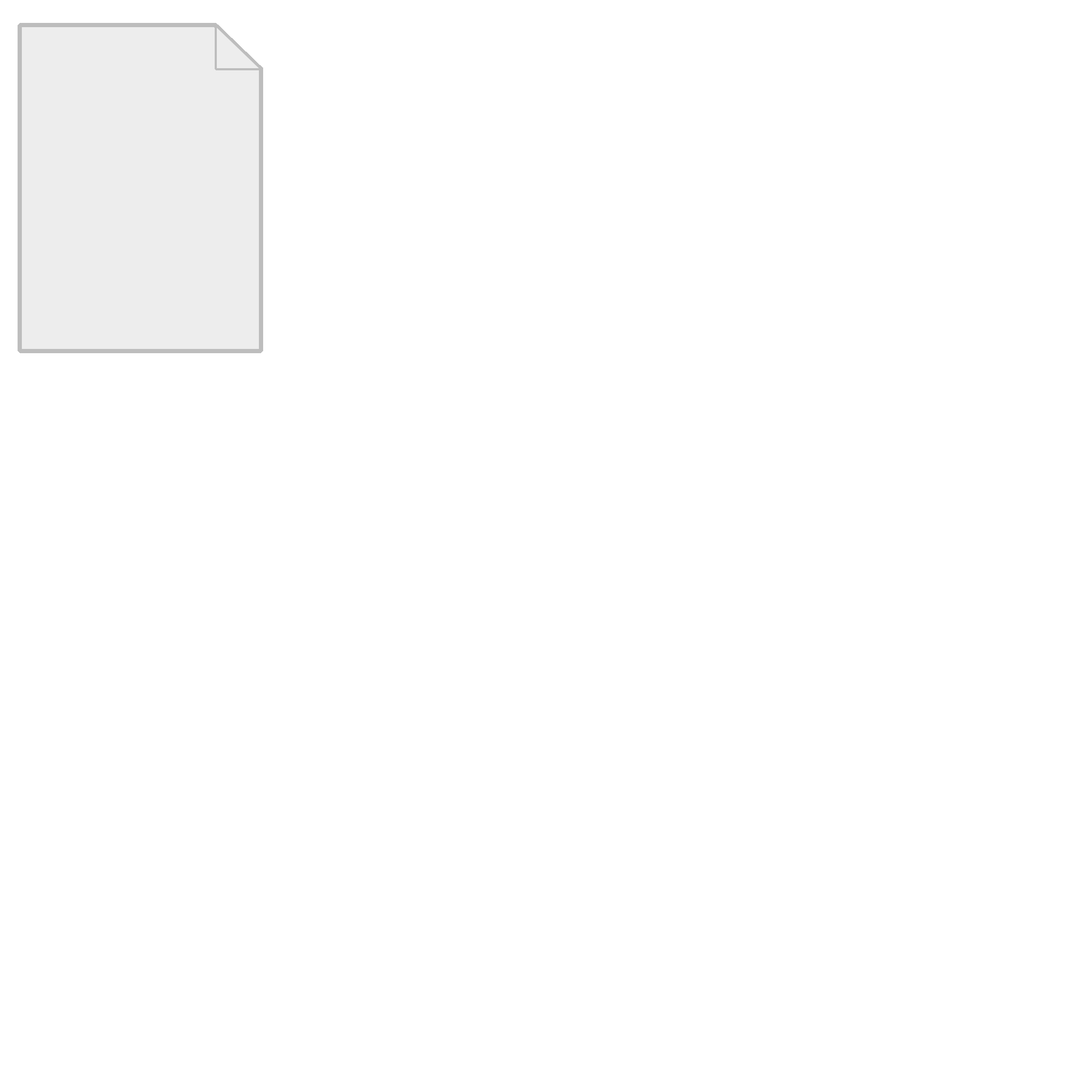
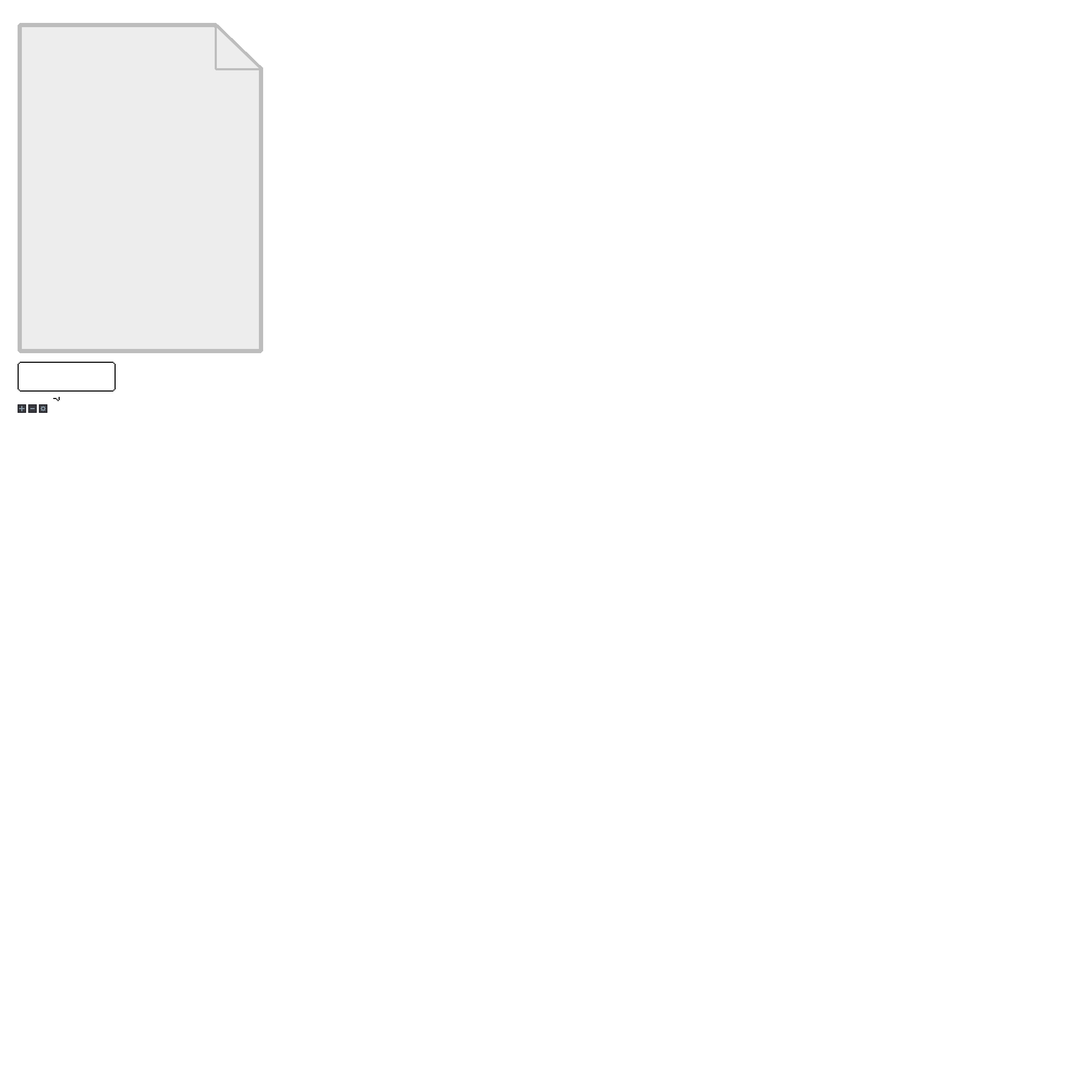
Layers edited between the first and the second 1091x1091 image:
added group "Zoom&OptionsButtons" with 8 layers above "PlayerChatBubble" over <box>17,404,48,414</box>
added layer "Layer 3" in group "Zoom&OptionsButtons" over <box>40,406,46,412</box>
added layer "Options BG" in group "Zoom&OptionsButtons" over <box>38,404,48,414</box>
added layer "- BG" in group "Zoom&OptionsButtons" over <box>28,404,37,414</box>
added layer "+ Icon" in group "Zoom&OptionsButtons" over <box>18,405,26,412</box>
added layer "+ BG" in group "Zoom&OptionsButtons" over <box>17,404,27,414</box>
added group "PlayerChatBubble" with 2 layers above "Paper" over <box>17,361,116,402</box>
added layer "OutlinePointer" in group "PlayerChatBubble" over <box>53,397,60,402</box>
added layer "BG" in group "PlayerChatBubble" over <box>17,361,116,392</box>
